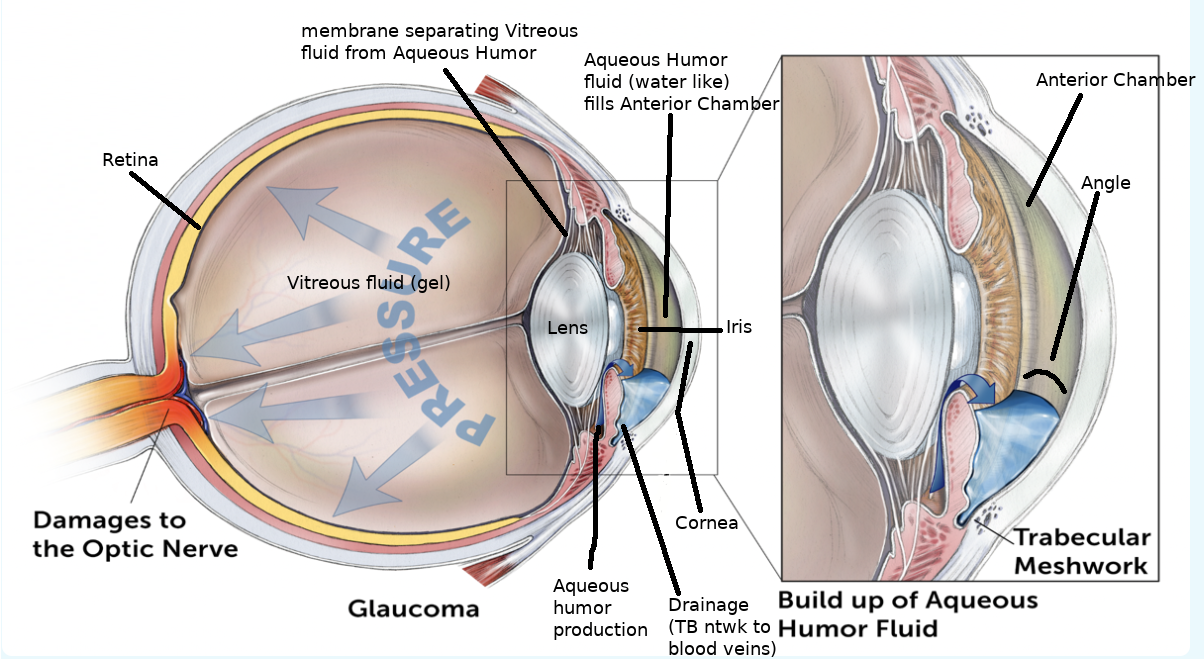
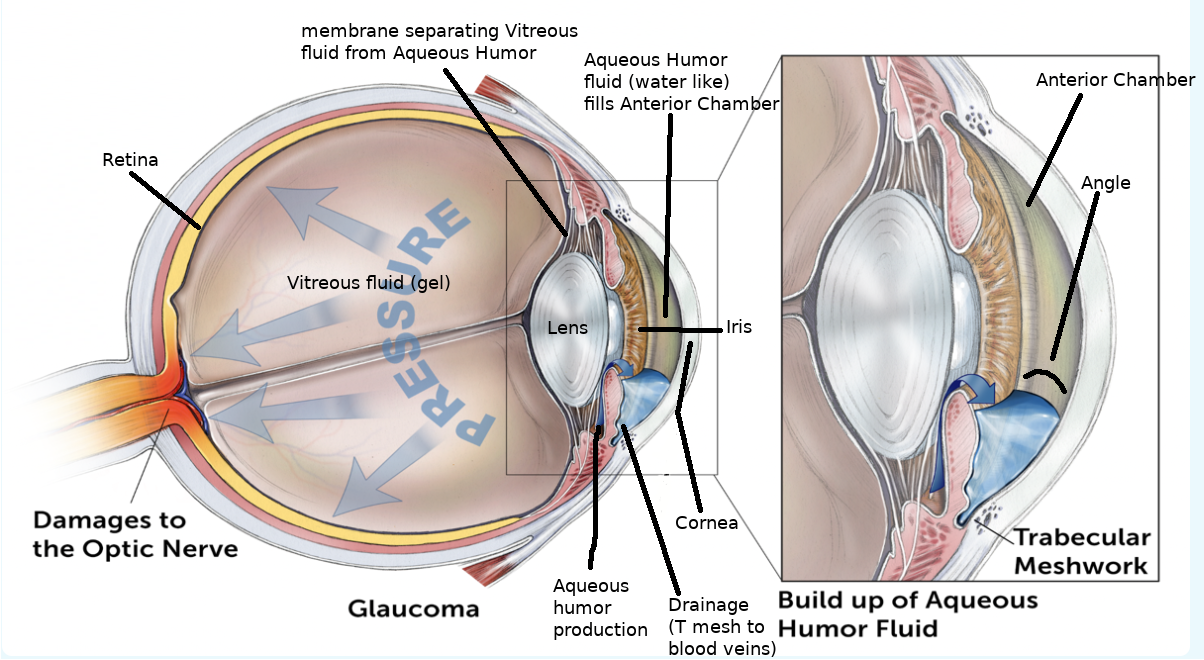
Layered file, before and after one edit (1204x660). Changes by layer:
painted on "Drainage ..." over (687, 619, 770, 633)
